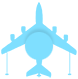
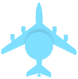
Before/after of a (78, 79) layered artwork. What changed in the layer stack:
showed "Layer 2 copy" over (x1=5, y1=51, x2=72, y2=76)
hid "Layer 2 copy 3" over (x1=5, y1=51, x2=72, y2=76)
